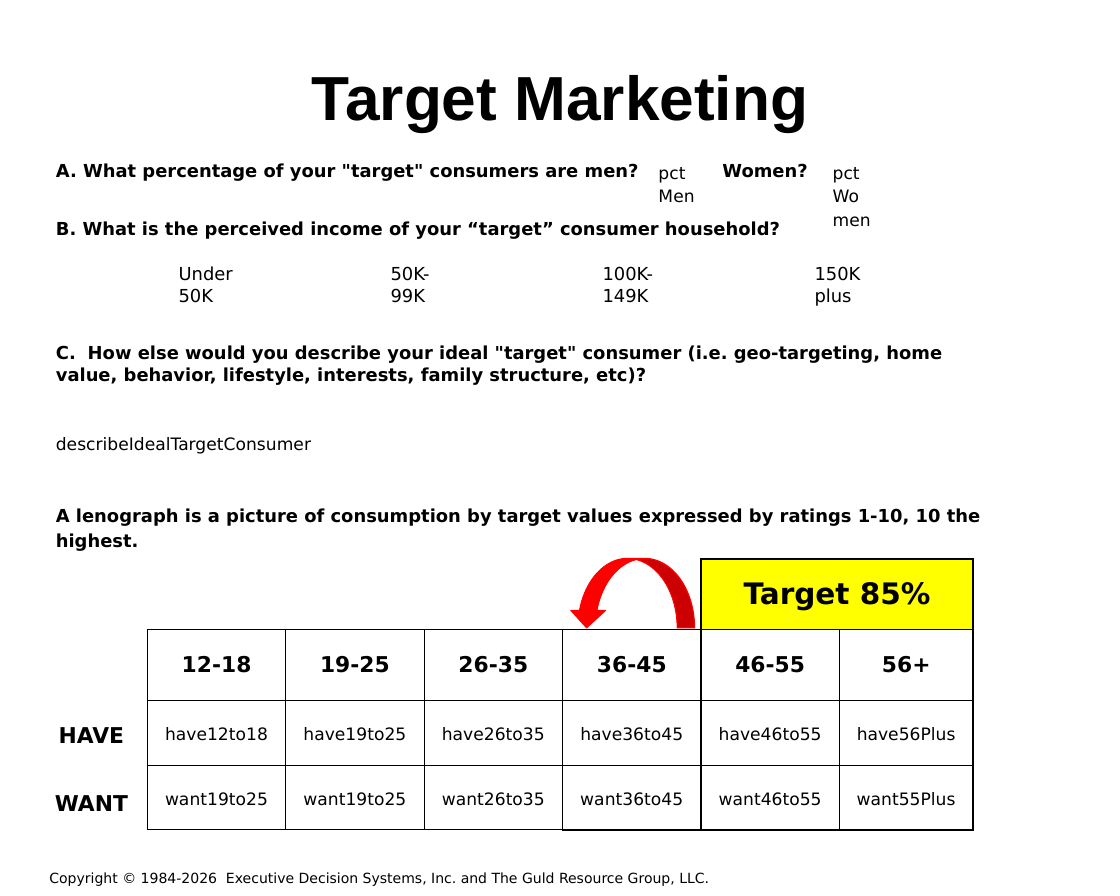
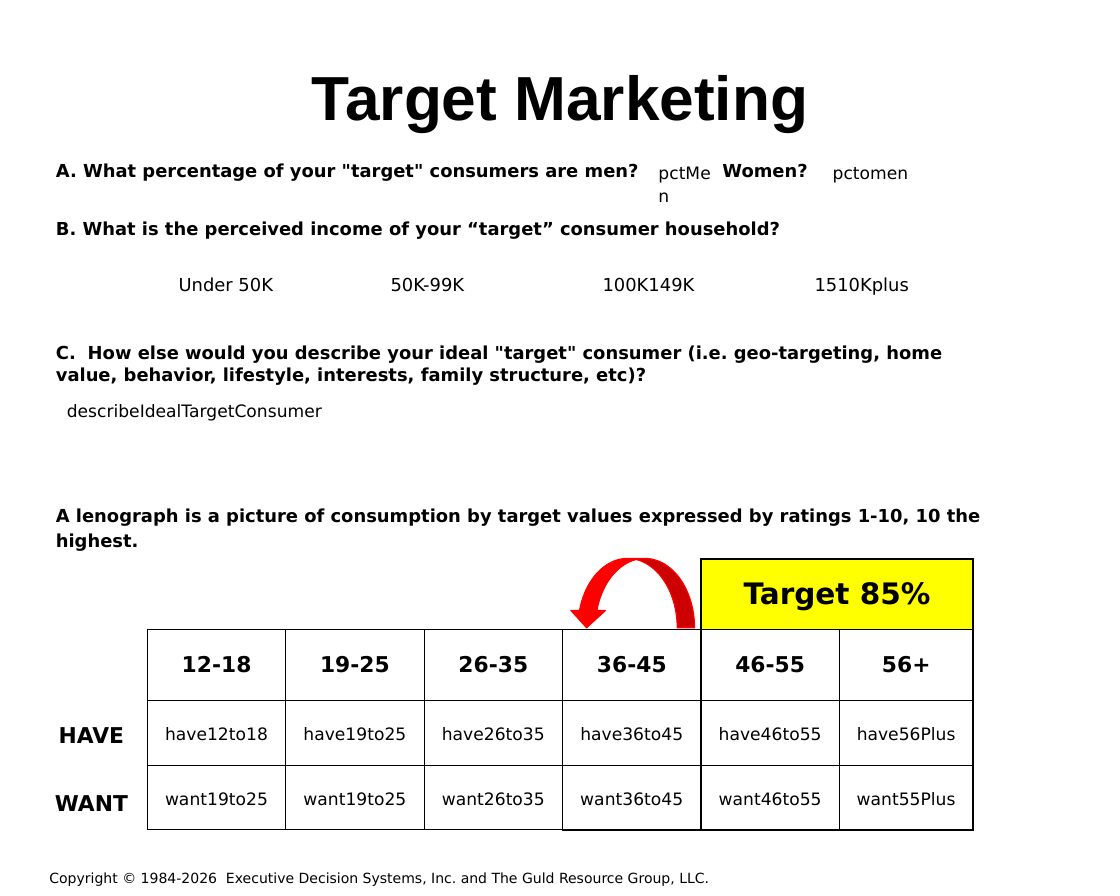
Before and after one commit to hintonandrew510/wizardfrontend, a slide deck: slide 8 of mavenprojectSCR/src/main/resources/powerpointtemplate/tv.pptx. Drawn at 1120x896 pixels with LibreOffice and Linux fonts; fonts in the diff are those of the drawing; background and template pictures are left out. Boxes give left, top, right and bottom in pixels: in the first picture for what was removed or moved away, otherwise in the second. Text is boxed around its words. In the diff, an @@ line names an element or a change of style, - is before the commit and + after.

```diff
--- a/mavenprojectSCR/src/main/resources/powerpointtemplate/tv.pptx
+++ b/mavenprojectSCR/src/main/resources/powerpointtemplate/tv.pptx
@@ text "pctMen" rewrapped from bbox=[647, 148, 711, 193] to bbox=[647, 148, 732, 193] @@
@@ text at bbox=[833, 167, 909, 183]: text changed @@
-pctWomen
+pctomen
@@ text "Under 50K" rewrapped from bbox=[179, 266, 233, 303] to bbox=[179, 277, 273, 292] @@
@@ text at bbox=[391, 277, 465, 292]: text changed @@
-50K-
-99K
+50K-99K
@@ text at bbox=[603, 277, 695, 292]: text changed @@
-100K-
-149K
+100K149K
@@ text at bbox=[815, 277, 909, 295]: text changed @@
-150K plus
+1510Kplus
@@ text "describeIdealTargetConsumer": place and size @@
-text "describeIdealTargetConsumer" at bbox=[56, 437, 311, 454]
+text "describeIdealTargetConsumer" at bbox=[67, 404, 322, 421]
```
Also in this commit, not shown: 3 other slides changed, 1 other file.
